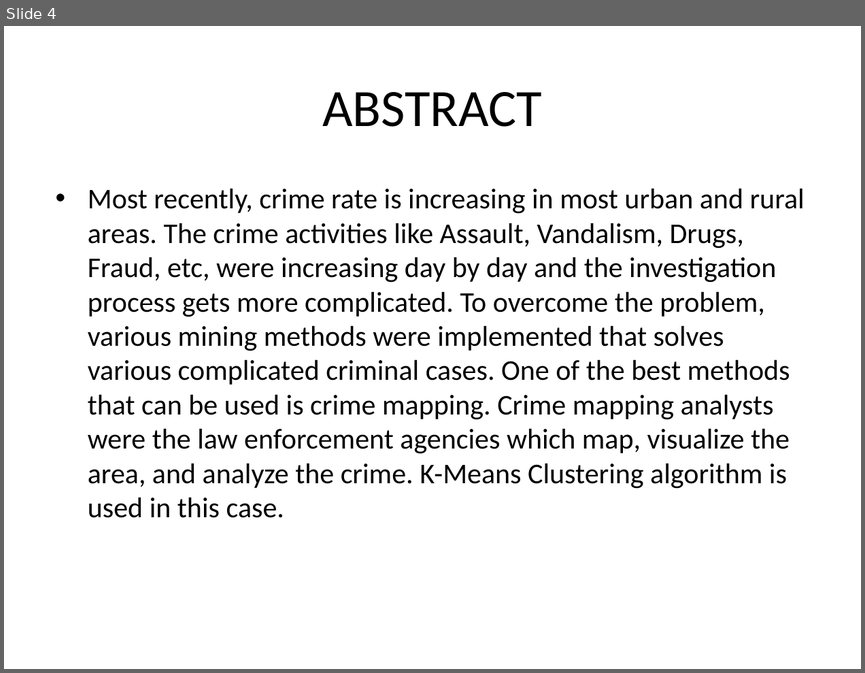
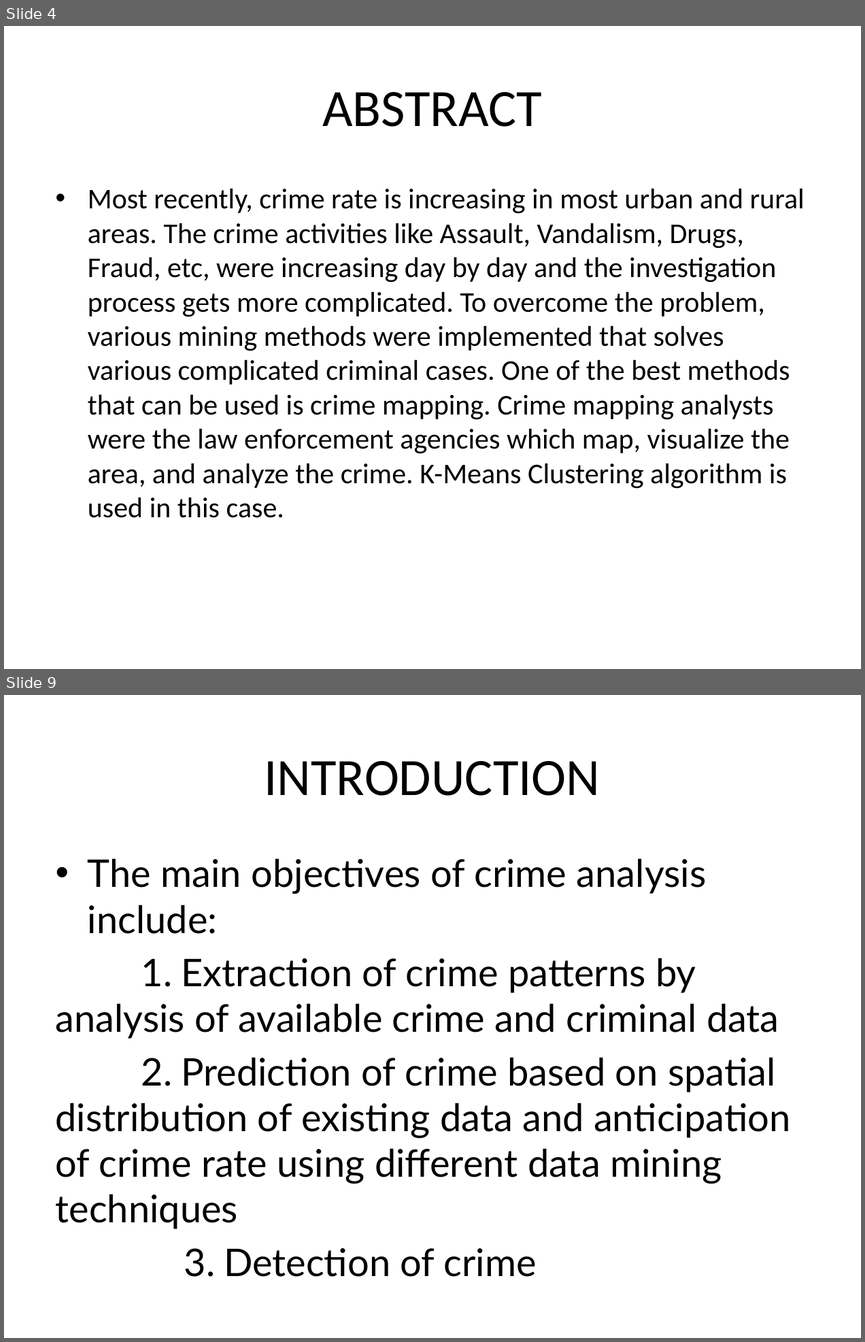
Before and after one commit to Abjt03/Crime-Detection-Data-Science, a slide deck: A1.pptx. Shown one above the other, each under a label of ours: slide 4 before the commit, slides 4 and 9 after it; the slides between them are not shown. The pictures are 865x673 and 865x1342 pixels, drawn with LibreOffice and Linux fonts; fonts in the diff are those of the drawing. Boxes give left, top, right and bottom in pixels: in the first picture for what was removed or moved away, otherwise in the second. Text is boxed around its words. In the diff, an @@ line names an element or a change of style, - is before the commit and + after.

```diff
--- a/A1.pptx
+++ b/A1.pptx
@@ slide 9 added at (x1=4, y1=695, x2=861, y2=1338), background #FFFFFF @@
@@ title added at (x1=264, y1=761, x2=600, y2=796), 44 pt, text #000000 @@
+INTRODUCTION
@@ text added at (x1=56, y1=858, x2=791, y2=1276), 32 pt, text #000000 @@
+• The main objectives of crime analysis include:
+1. Extraction of crime patterns by analysis of available crime and criminal data
+2. Prediction of crime based on spatial distribution of existing data and anticipation of crime rate using different data mining techniques
+  3. Detection of crime
```
Also in this commit, not shown: 5 other slides added.
